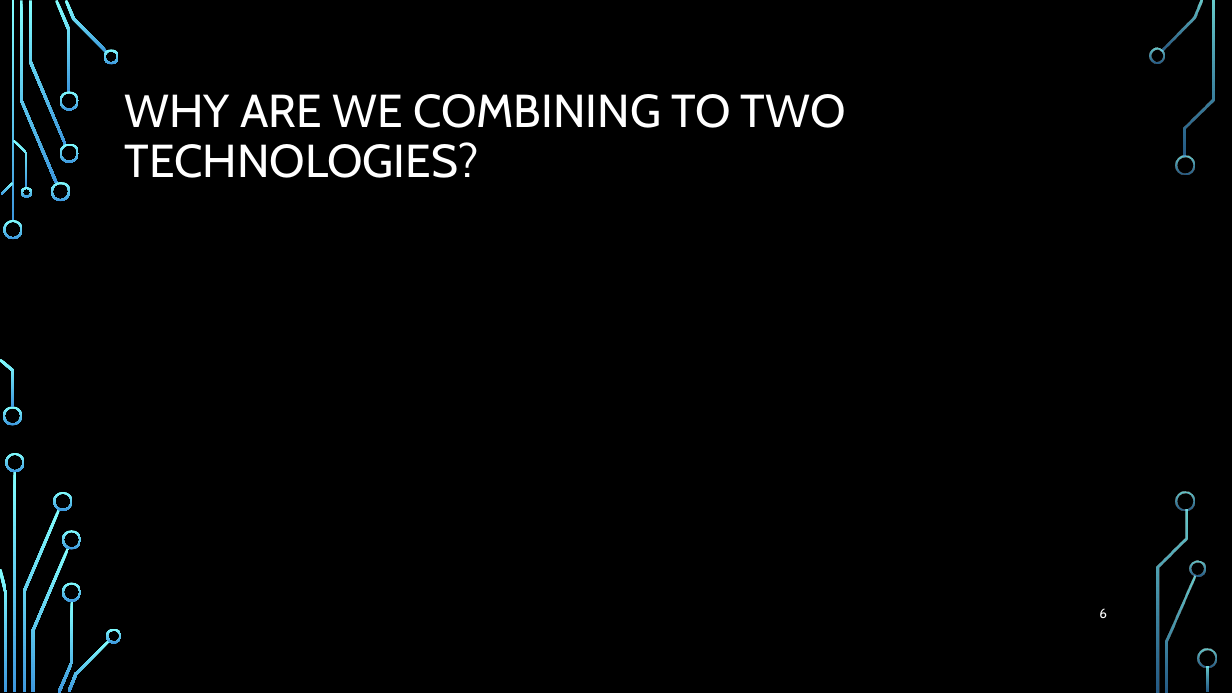
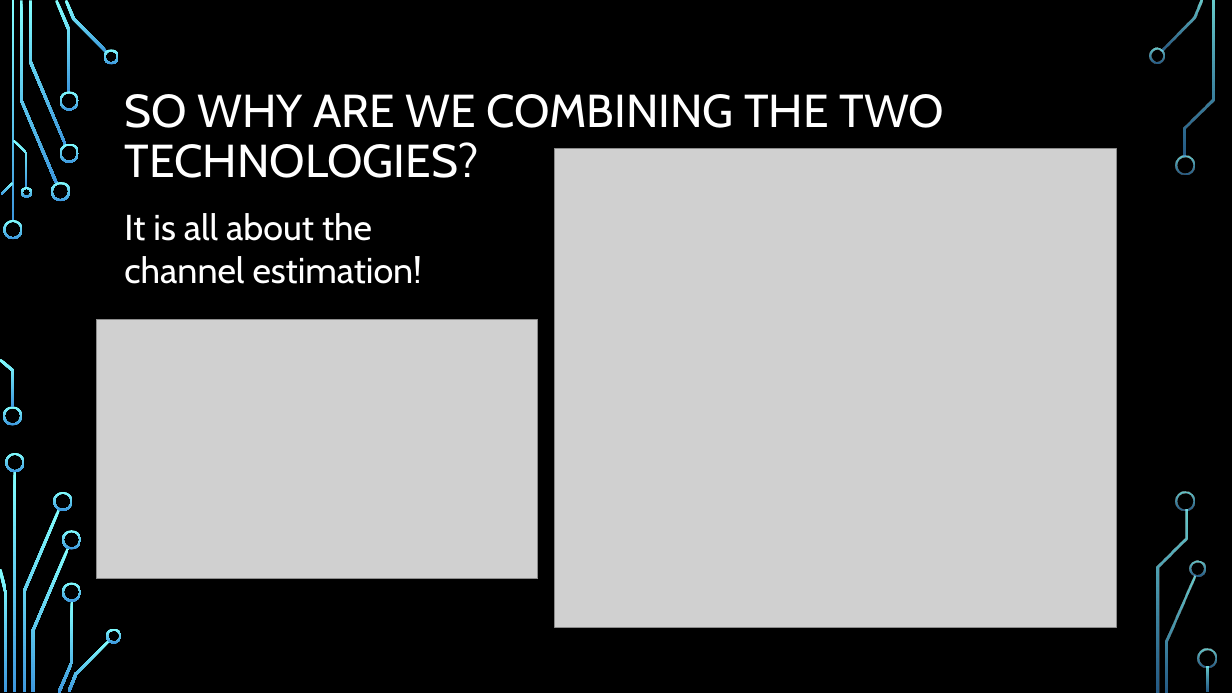
Before and after one commit to roryschram/masters, a slide deck: slide 5 of presentations/rrsg_seminar_4_may_rory_schram.pptx (slide 6 before the commit). Drawn at 1232x693 pixels with LibreOffice and Linux fonts; fonts in the diff are those of the drawing; grey boxes stand for pictures; background and template pictures are left out. Boxes give left, top, right and bottom in pixels: in the first picture for what was removed or moved away, otherwise in the second. Text is boxed around its words. In the diff, an @@ line names an element or a change of style, - is before the commit and + after.

Commit message:
presentation

```diff
--- a/presentations/rrsg_seminar_4_may_rory_schram.pptx
+++ b/presentations/rrsg_seminar_4_may_rory_schram.pptx
@@ title at bbox=[125, 94, 944, 178]: text changed @@
-WHY ARE WE COMBINING TO TWO TECHNOLOGIES?
+SO WHY ARE WE COMBINING THE TWO TECHNOLOGIES?
@@ picture added at bbox=[555, 149, 1117, 628] @@
@@ text added at bbox=[124, 213, 422, 284], 28 pt, text #FFFFFF @@
+It is all about the channel estimation!
@@ picture added at bbox=[96, 320, 538, 579] @@
@@ page number at bbox=[1099, 608, 1107, 618]: text changed @@
-6
+5
```
Also in this commit, not shown: 4 other slides changed, 12 slides added, 1 slide removed, 13 other files.
